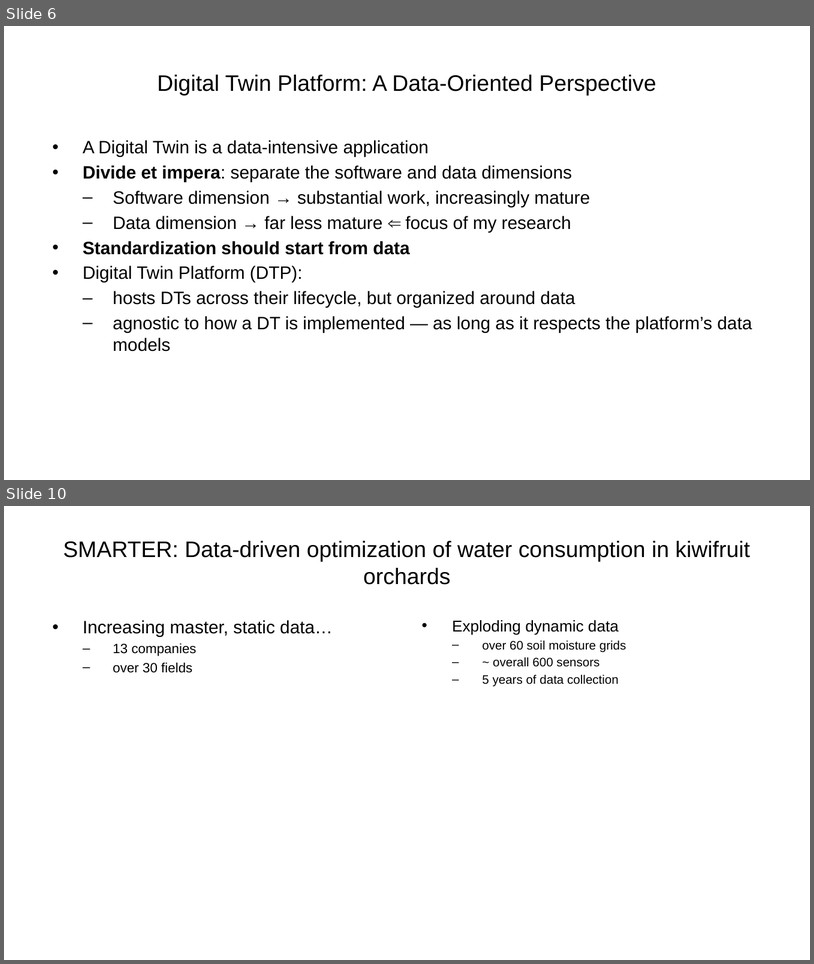
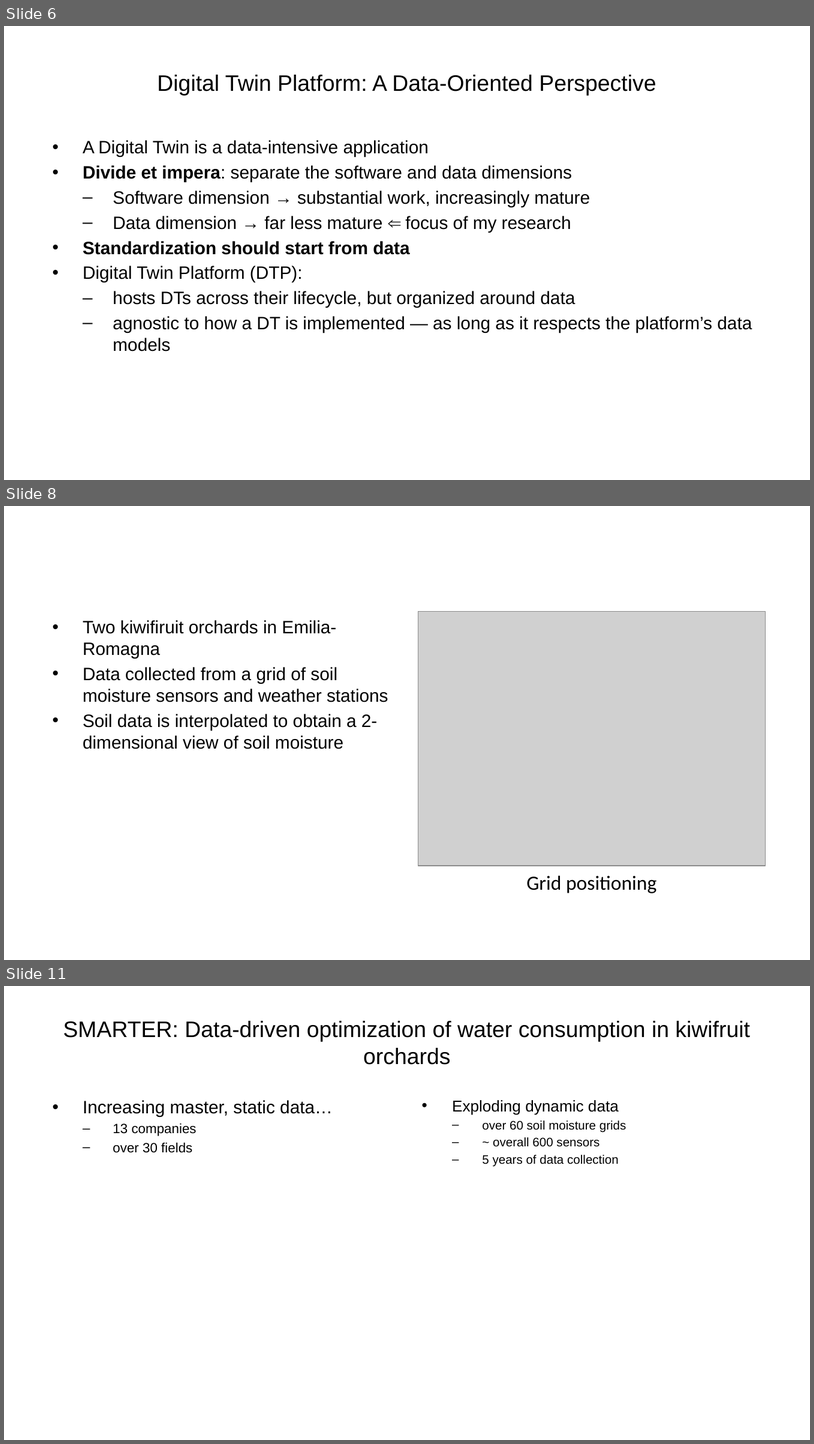
Before and after one commit to ManuelePasini/slides-markdown, a slide deck: 3rd_year_slides.pptx. Shown one above the other, each under a label of ours: slides 6 and 10 before the commit, slides 6, 8 and 11 after it; the slides between them are not shown. The pictures are 814x964 and 814x1444 pixels, drawn with LibreOffice and Linux fonts; fonts in the diff are those of the drawing; grey boxes stand for pictures. Boxes give left, top, right and bottom in pixels: in the first picture for what was removed or moved away, otherwise in the second. Text is boxed around its words. In the diff, an @@ line names an element or a change of style, - is before the commit and + after.

```diff
--- a/3rd_year_slides.pptx
+++ b/3rd_year_slides.pptx
@@ slide 8 added at [4,506,810,960], background #FFFFFF @@
@@ picture added at [419,612,766,865] @@
@@ text added at [83,620,389,749], 16 pt, text #000000 @@
+• Two kiwifiruit orchards in Emilia-Romagna
+• Data collected from a grid of soil moisture sensors and weather stations
+• Soil data is interpolated to obtain a 2-dimensional view of soil moisture
@@ text added at [527,875,657,893], 18 pt, text #000000 @@
+Grid positioning
@@ what was slide 10 is now slide 11 @@
```
Also in this commit, not shown: 4 slides changed, 2 other slides added, 8 other files.
